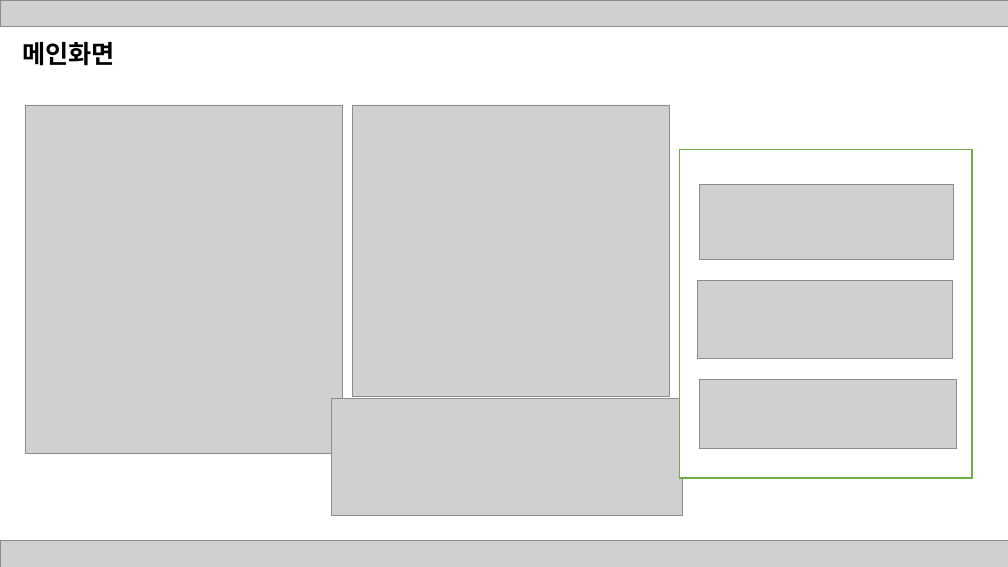
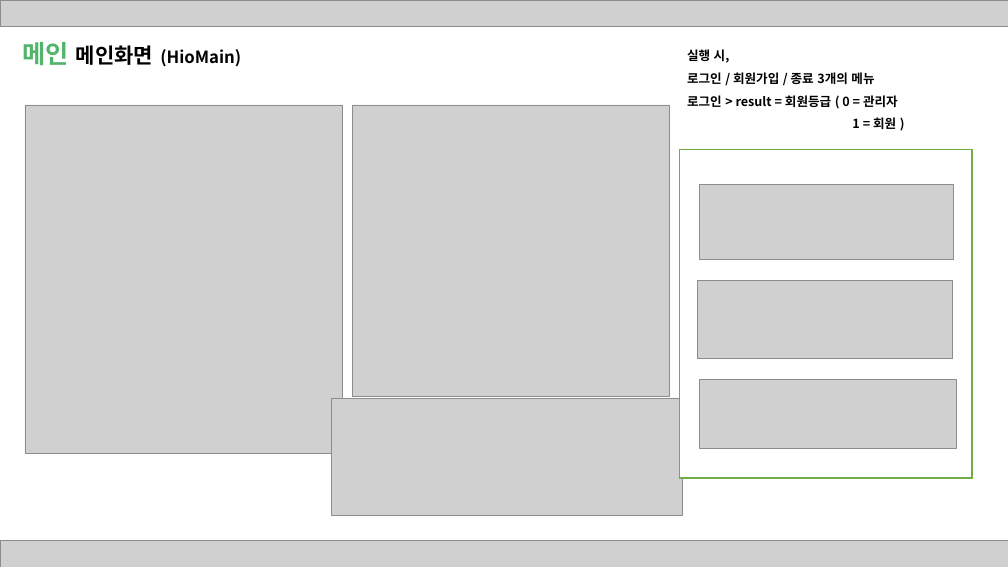
Before and after one commit to skjung1979/classproject, a slide deck: slide 7 of ppt/원팀 발표자료 20201027.pptx. Drawn at 1008x567 pixels with LibreOffice and Linux fonts; fonts in the diff are those of the drawing; grey boxes stand for pictures. Boxes give left, top, right and bottom in pixels: in the first picture for what was removed or moved away, otherwise in the second. Text is boxed around its words. In the diff, an @@ line names an element or a change of style, - is before the commit and + after.

```diff
--- a/ppt/원팀 발표자료 20201027.pptx
+++ b/ppt/원팀 발표자료 20201027.pptx
@@ text at bbox=[22, 42, 241, 67]: text changed; size 24 to 16 pt @@
-메인화면
+메인 메인화면 (HioMain)
@@ text added at bbox=[687, 49, 898, 129], 12 pt, text #000000, bold @@
+실행 시,
+로그인 / 회원가입 / 종료 3개의 메뉴
+로그인 > result = 회원등급 ( 0 = 관리자
+1 = 회원 )
```
Also in this commit, not shown: 8 other slides changed.
